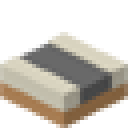
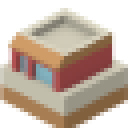
Layer changes from the first (128, 128) image to the second:
added layer "Réteg 7" above "Réteg 6" over [0, 8, 128, 128]
hid "Réteg 3" over [0, 32, 128, 128]
